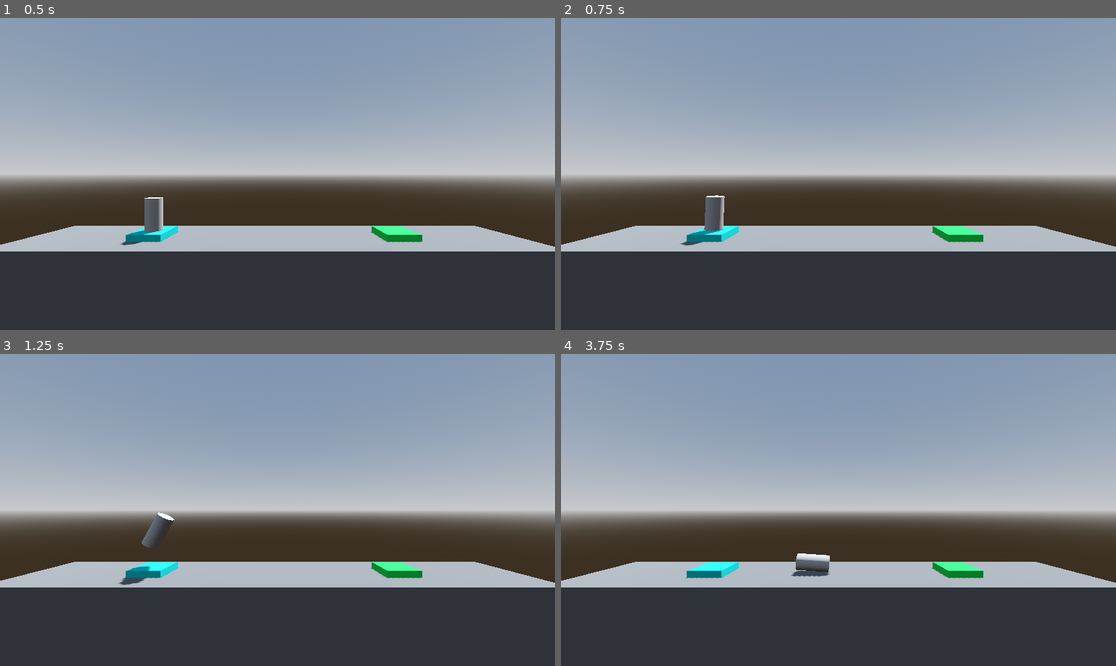
Above: before the commit, frames 1-4 (two rows, left to right).
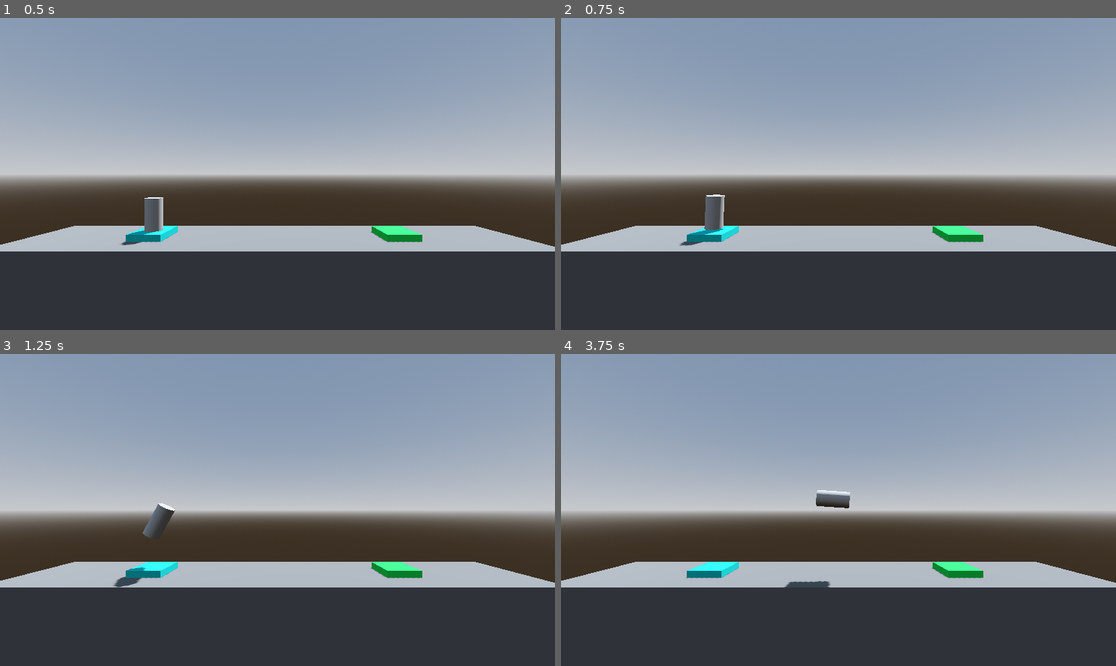
Above: after the commit, the same moments.

Repository: ecnivs/Boost
Game: Godot game, scene res://Level/level.tscn
Same seed, same stepped clock (60 frames per second), same inputs: the game is played once before the commit and once after it.
Inputs:
- Up to frame 1 (0.5 s): no input
- Up to frame 2 (0.75 s): tap Enter at 0.5 s; hold D (rotate_right) from 0.53 s (still down); hold Up (boost) from 0.53 s (still down)
- Up to frame 3 (1.25 s): keep holding D (rotate_right); keep holding Up (boost)
- Up to frame 4 (3.75 s): release D (rotate_right) at 1.28 s; release Up (boost) at 1.28 s; hold A (rotate_left) 1.28-2.03 s; tap Up (boost) at 1.35, 2.85 s; hold Up (boost) 2.03-2.78 s; hold D (rotate_right) 2.03-3.53 s; hold A (rotate_left) from 3.53 s (still down); hold Up (boost) from 3.53 s (still down)

Frame 1 is identical in both runs. In frame 2, less than 0.1% of the frame differs, in the area x 21-30%, y 56-74%; in frame 3, 0.4%; in frame 4, 0.9%, in the area x 40-53%, y 43-75%.

Commit message:
Collision sequence

Diff:
--- a/player.gd
+++ b/player.gd
@@ -1,18 +1,30 @@
 extends RigidBody3D
+
+@export_range(750.0, 3000.0) var thrust: float = 1200.0
+@export var torque_thrust: float = 100.0
 
 func _process(delta: float) -> void:
 	if Input.is_action_pressed("boost"):
-		apply_central_force(basis.y * delta * 1000)
+		apply_central_force(basis.y * delta * thrust)
 
 	if Input.is_action_pressed("rotate_left"):
-		apply_torque(Vector3(0.0, 0.0, 100.0 * delta))
+		apply_torque(Vector3(0.0, 0.0, torque_thrust * delta))
 
 	if Input.is_action_pressed("rotate_right"):
-		apply_torque(Vector3(0.0, 0.0, -100.0 * delta))
+		apply_torque(Vector3(0.0, 0.0, -torque_thrust * delta))
 
+	if position.y < -2:
+		crash_sequence()
 
 func _on_body_entered(body: Node) -> void:
 	if "Goal" in body.get_groups():
-		print("You Win!")
+		complete_level()
 	elif "Hazard" in body.get_groups():
-		print("You Crashed!")
+		crash_sequence()
+
+func crash_sequence() -> void:
+	print("You Crashed!")
+	get_tree().reload_current_scene()
+
+func complete_level() -> void:
+	get_tree().quit()
